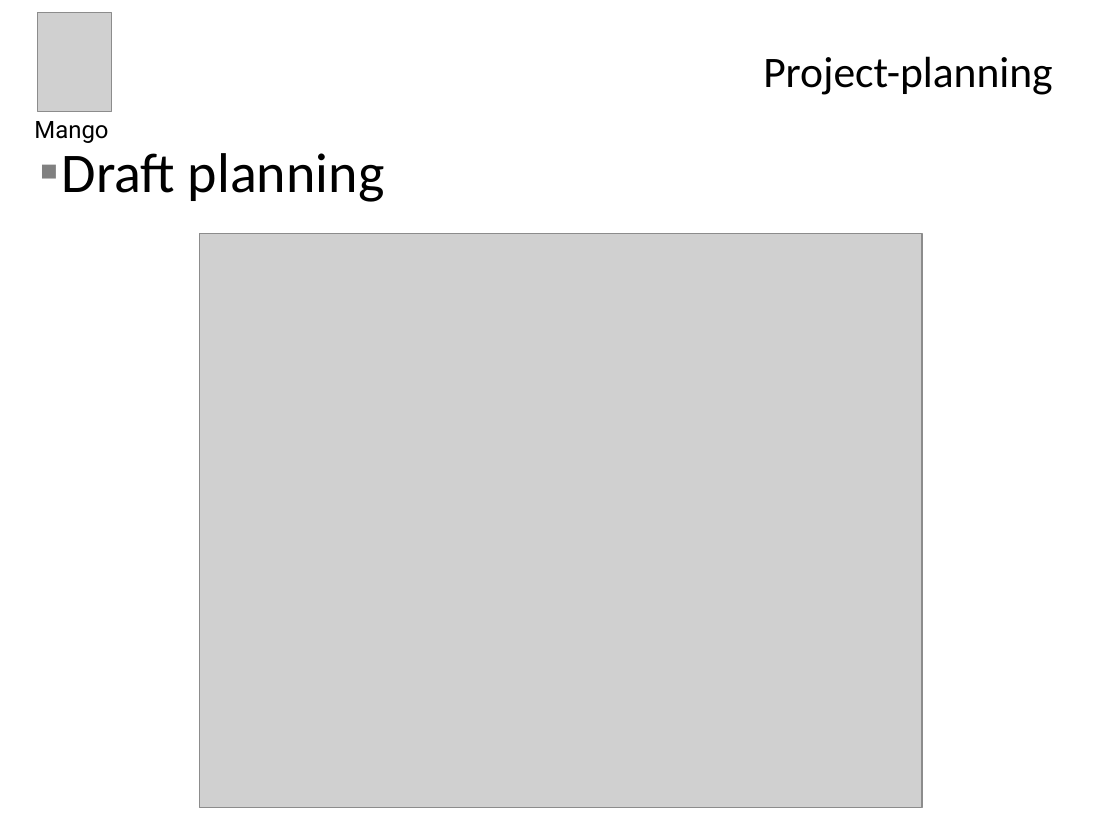
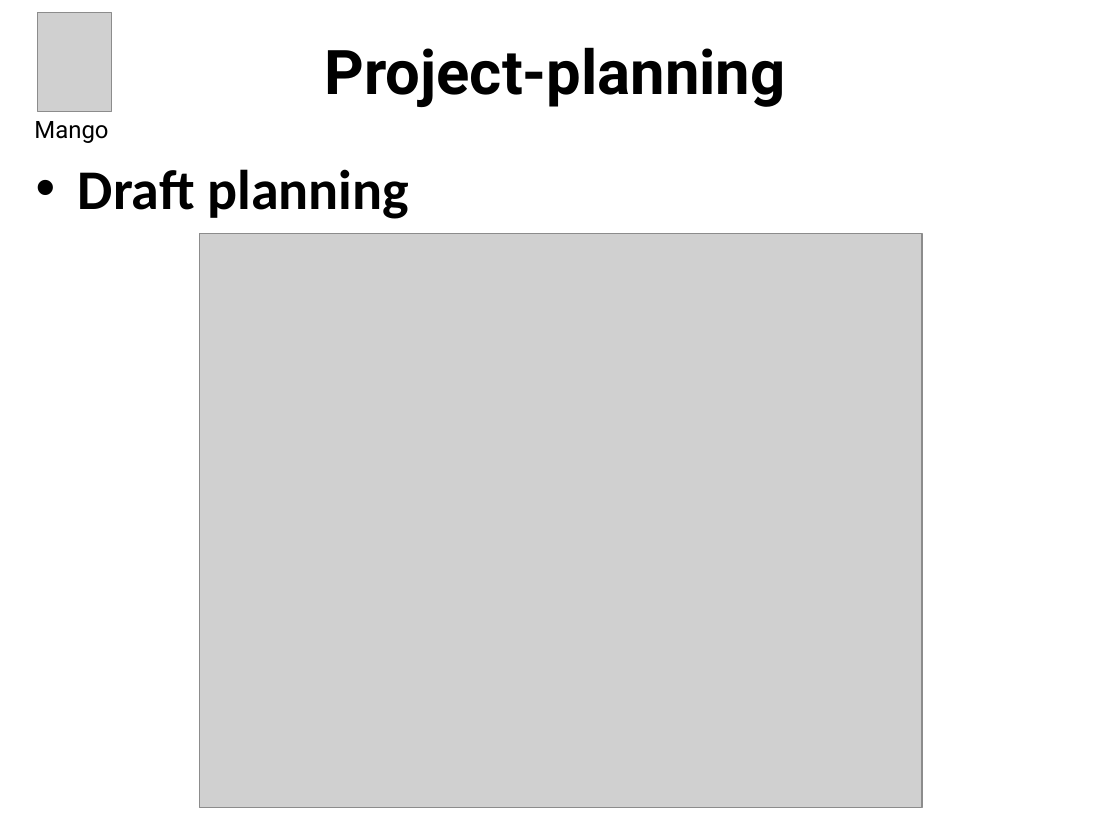
Before and after one commit to Bioinformatics-Mango/Bioinformatics, a slide deck: slide 7 of Presentations/Projectplan - planning and progress.pptx. Drawn at 1120x840 pixels with LibreOffice and Linux fonts; fonts in the diff are those of the drawing; grey boxes stand for pictures; background and template pictures are left out. Boxes give left, top, right and bottom in pixels: in the first picture for what was removed or moved away, otherwise in the second. Text is boxed around its words. In the diff, an @@ line names an element or a change of style, - is before the commit and + after.

Commit message:
Second draft project plan
Changed frontpage and overal styling

```diff
--- a/Presentations/Projectplan - planning and progress.pptx
+++ b/Presentations/Projectplan - planning and progress.pptx
@@ title "Project-planning" at [325, 47, 786, 107]: size 28 to 39.6 pt, font Calibri to Roboto, bold on; alignment right to centre @@
@@ text "Draft planning": place and size @@
-text "Draft planning" at [62, 153, 384, 202]
+text "Draft planning" at [78, 169, 409, 219]
@@ text "Draft planning" at [78, 169, 409, 219]: bold on; bullet ▪ to • @@
```
Also in this commit, not shown: 9 other slides changed.
